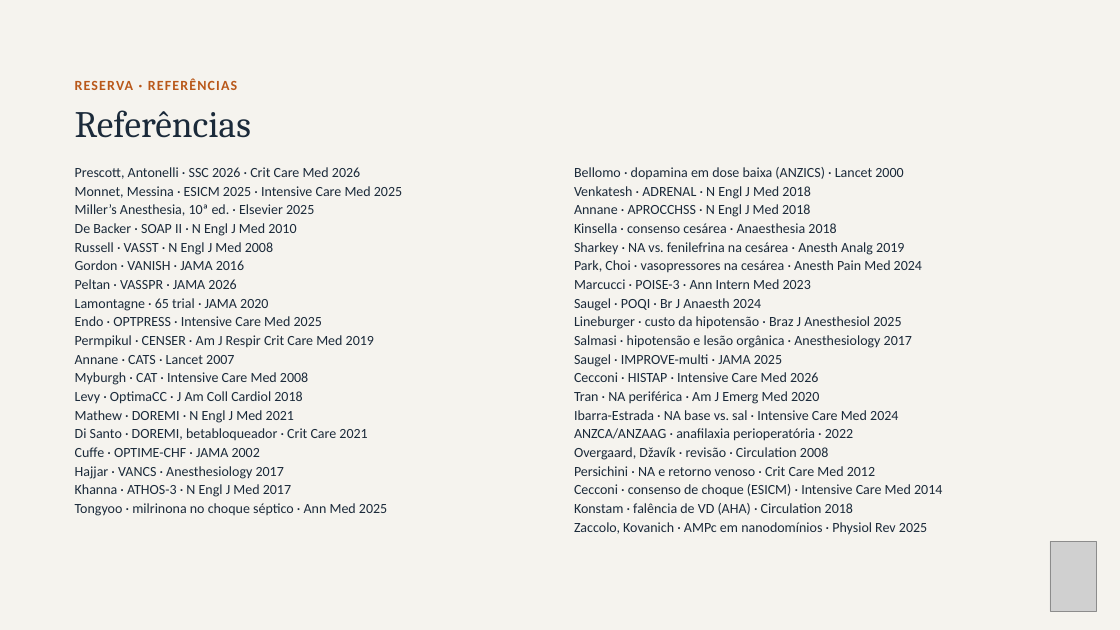
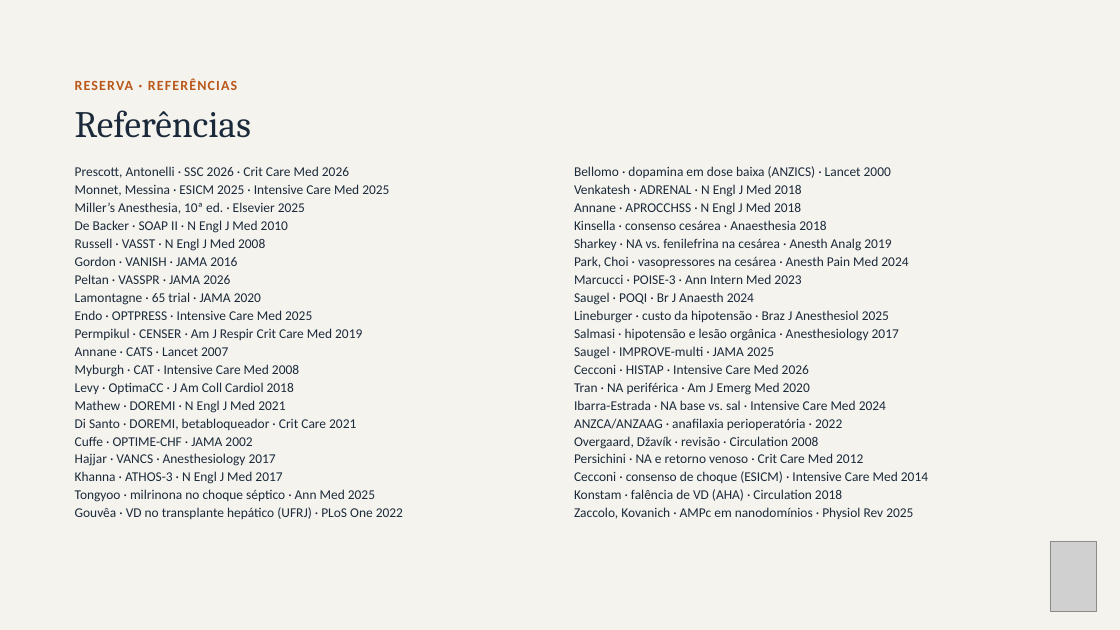
Before and after one commit to brunomoraesdubois-bit/Bruno, a slide deck: slide 33 of apresentacao/Aminas_Vasoativas.pptx (slide 34 before the commit). Drawn at 1120x630 pixels with LibreOffice and Linux fonts; fonts in the diff are those of the drawing; grey boxes stand for pictures. Boxes give left, top, right and bottom in pixels: in the first picture for what was removed or moved away, otherwise in the second. Text is boxed around its words. In the diff, an @@ line names an element or a change of style, - is before the commit and + after.

```diff
--- a/apresentacao/Aminas_Vasoativas.pptx
+++ b/apresentacao/Aminas_Vasoativas.pptx
@@ text "Permpikul · CENSER · Am ...": place and size @@
-text "Permpikul · CENSER · Am ..." at [75,335,374,348]
+text "Permpikul · CENSER · Am ..." at [75,328,362,340]
@@ text "Salmasi · hipotensão e lesão ...": place and size @@
-text "Salmasi · hipotensão e lesão ..." at [574,335,912,348]
+text "Salmasi · hipotensão e lesão ..." at [574,328,899,341]
@@ 14 texts: place and size @@
-14 texts at [75,354,898,479]
+14 texts at [75,346,886,466]
@@ text added at [75,507,403,519], 11.5 pt, text #1B2A3A @@
+Gouvêa · VD no transplante hepático (UFRJ) · PLoS One 2022
@@ size 12 to 11.5 pt; line spacing 15pt to 14.4pt in 39 elements at [75,166,349,178], [574,166,891,178], [75,202,305,214], [75,184,389,196], [574,202,801,215], [574,184,801,197], [75,220,288,233], [574,220,826,230], [75,238,265,251], [75,256,237,266], [574,238,891,251], [574,256,908,268], [75,274,230,284], [574,274,801,284], [75,292,261,305], [574,292,754,305], [75,310,312,320], [574,310,889,323], [75,328,362,340], [574,328,899,341], [75,364,299,377], [574,364,809,374], [75,347,228,356], [574,346,774,359], [75,382,294,394], [574,382,810,395], [75,400,285,413], [574,400,886,410], [75,418,356,430], [574,418,842,430], [75,436,252,446], [75,453,276,466], [574,436,818,449], [574,453,863,463], [75,471,282,484], [574,471,928,483], [75,489,375,502], [574,489,842,501], [574,507,913,519] @@
@@ 5 texts: place and size @@
-5 texts at [75,484,942,535]
+5 texts at [75,471,928,519]
```
Also in this commit, not shown: 5 other slides changed, 1 slide removed, 29 other files.
